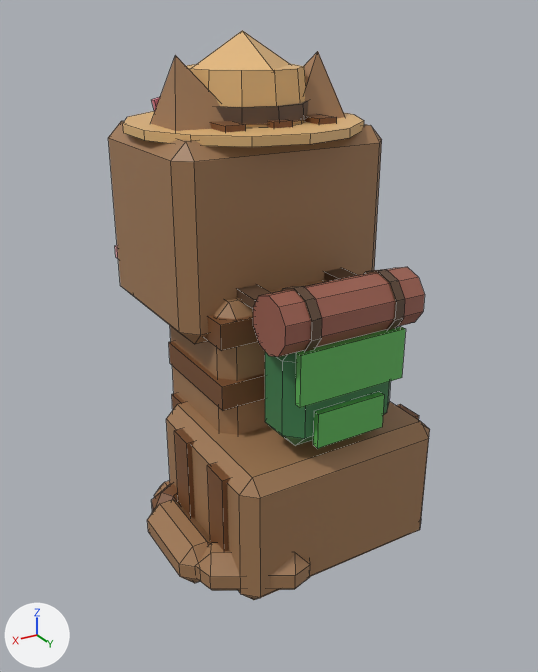
Two versions of the FBX model assets/cat-cafe/exports/CatCafe_Cat_Pinecone_Sit.fbx, one commit apart.
Both versions are drawn from a camera (50 mm lens) standing at (0.01427, 0.02339, 0.01973) and looking at (0.00088, 0.00107, 0.00857). Every picture has the same lights, and +X, +Y and +Z are marked at lower left. The picture after the commit comes second. Mesh edges are drawn as thin lines. Where no turn or scale is listed for an object, it has been applied to the vertices.

The scene before the commit, as lines of its bpy script (objects in view):
```python
me_catcafe_cat_pinecone_sit_prop = bpy.data.meshes.new('CatCafe_Cat_Pinecone_Sit_Prop')
me_catcafe_cat_pinecone_sit_prop.from_pydata(...)  # 128 vertices, 98 faces; spans x -0.00285..0.00285, y 0.00076..0.00539, z 0.0058..0.01167
me_catcafe_cat_pinecone_sit_prop.materials.append(mat_catcafe_palette)
me_catcafe_cat_pinecone_sit_prop2 = bpy.data.meshes.new('CatCafe_Cat_Pinecone_Sit_Prop2')
me_catcafe_cat_pinecone_sit_prop2.from_pydata(...)  # 117 vertices, 73 faces; spans x -0.00445..0.00445, y -0.00589..0.00323, z 0.0061..0.00955
me_catcafe_cat_pinecone_sit_prop2.materials.append(mat_catcafe_palette)
me_catcafe_cat_pinecone_sit_tail = bpy.data.meshes.new('CatCafe_Cat_Pinecone_Sit_Tail')
me_catcafe_cat_pinecone_sit_tail.from_pydata(...)  # 72 vertices, 78 faces; spans x -0.00039..0.00398, y -0.00782..0.0006, z -0.00086..0.00085
me_catcafe_cat_pinecone_sit_tail.materials.append(mat_catcafe_palette)
ob_catcafe_cat_pinecone_sit_prop = bpy.data.objects.new('CatCafe_Cat_Pinecone_Sit_Prop', me_catcafe_cat_pinecone_sit_prop)
ob_catcafe_cat_pinecone_sit_prop.location = (0.0, 0.0, 0.0)
ob_catcafe_cat_pinecone_sit_prop2 = bpy.data.objects.new('CatCafe_Cat_Pinecone_Sit_Prop2', me_catcafe_cat_pinecone_sit_prop2)
ob_catcafe_cat_pinecone_sit_prop2.location = (0.0, -0.00095, 0.00969)
ob_catcafe_cat_pinecone_sit_tail = bpy.data.objects.new('CatCafe_Cat_Pinecone_Sit_Tail', me_catcafe_cat_pinecone_sit_tail)
ob_catcafe_cat_pinecone_sit_tail.location = (0.0019, 0.00513, 0.00105)
# also in view: 'CatCafe_Cat_Pinecone_Sit_Body' at (0.0, 0.00085, 0.00522); 'CatCafe_Cat_Pinecone_Sit_Head' at (0.0, -0.00254, 0.01254); 'CatCafe_Cat_Pinecone_Sit_EarL' at (0.00236, -0.00171, 0.01695); 'CatCafe_Cat_Pinecone_Sit_EarR' at (-0.00236, -0.00171, 0.01695)
```
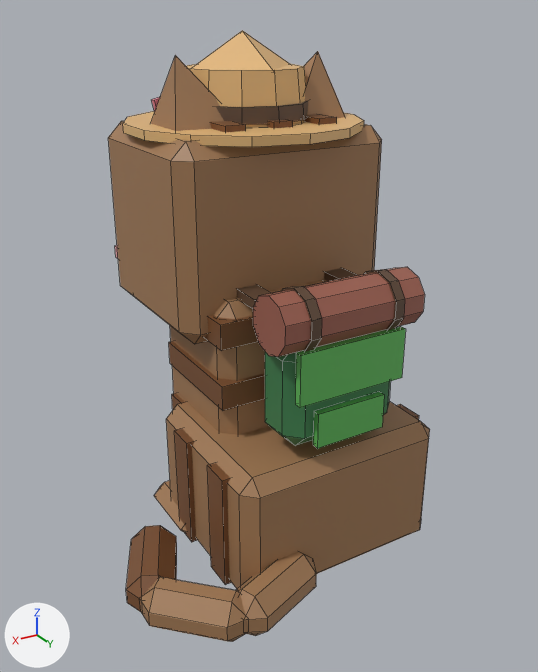
Changed parts and their boxes [x1, y1, x2, y2] in the pictures (538 x 672 px):
'CatCafe_Cat_Pinecone_Sit_Tail', reshaped: before [147, 483, 310, 591]; after [126, 525, 316, 642]

What the commit changed:
me_catcafe_cat_pinecone_sit_tail is used by ob_catcafe_cat_pinecone_sit_tail; location (0.0019, 0.00513, 0.00105).
me_catcafe_cat_pinecone_sit_tail had 72 vertices, 78 faces and spanned x -0.00039..0.00398, y -0.00782..0.0006, z -0.00086..0.00085.
me_catcafe_cat_pinecone_sit_tail now has 72 vertices, 78 faces and spans x -0.00037..0.00613, y -0.00461..0.00184, z -0.00086..0.00085.
me_catcafe_cat_pinecone_sit_tail part 1: 72 of 72 vertices moved; they spanned x -0.00039..0.00398, y -0.00782..0.0006, z -0.00086..0.00085 and now span x -0.00037..0.00613, y -0.00461..0.00184, z -0.00086..0.00085; mean shift (0.00146, 0.00288, 0.0).
